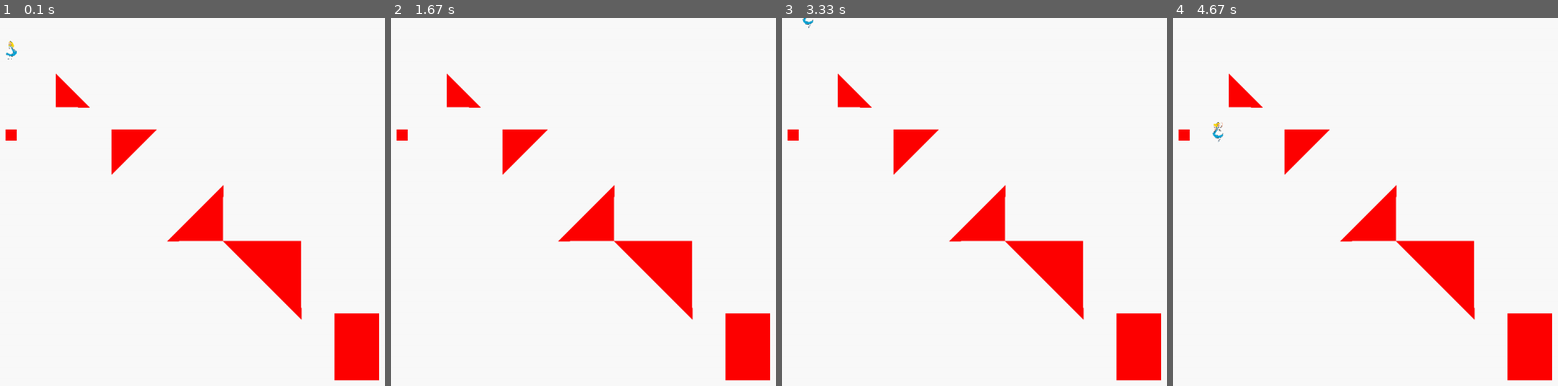
Above: before the commit, frames 1-4 (left to right).
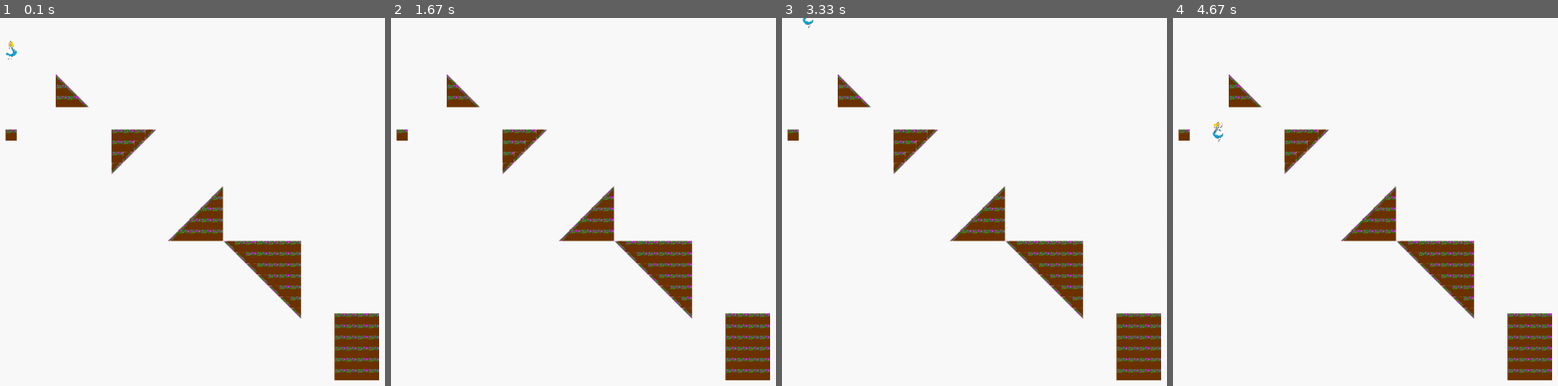
Above: after the commit, the same moments.

Repository: bouleaulama30/platformer_pygame
Game: pygame game, started from platformer_main.py
Same seed, same stepped clock (60 frames per second), same inputs: the game is played once before the commit and once after it.
Inputs:
- Up to frame 1 (0.1 s): no input
- Up to frame 2 (1.67 s): hold Right 0.33-0.8 s; hold Up 0.83-1.13 s; hold Right 1.17-1.63 s
- Up to frame 3 (3.33 s): hold Left 1.67-2.2 s; hold Left 2.23-2.63 s; hold Up 2.67-3.03 s; hold Right from 3.07 s (still down)
- Up to frame 4 (4.67 s): release Right at 3.7 s; hold Left 3.73-4.2 s; hold Right from 4.23 s (still down)

The runs differ from the first frame. In frame 1, 6.8% of the frame differs, in the area x 1-99%, y 15-99%; in frame 2, 6.8%; in frame 3, 6.8%; in frame 4, 6.8%.

Commit message:
mise en place des skins de bloc en fonction du type (dans la classe)

Diff:
--- a/platformer_main.py
+++ b/platformer_main.py
@@ -64,10 +64,17 @@
 		self.posy= posy
 		self.w = 1*len_bloc
 		self.h = 1*len_bloc
-		self.type= type
+		self.type= type #should be 'n'(neutral), 's'(slip) or 'j'(jump)
 		self.isTriangle = triangle
 		self.orientation = orientation #le point cardinal definit le coin qui existe
 		self.image= pygame.draw.rect(display, (255,0,0), ((posx, posy), (self.w, self.h)))
+
+		if self.type == "n" :
+			self.skin = {'rect' : blocNeutral, 'SO' : blocNeutral_SO, 'NO' : blocNeutral_NO, 'SE' : blocNeutral_SE, 'NE' : blocNeutral_NE}
+		if self.type == "s" :
+			self.skin = {'rect' : blocSlip, 'SO' : blocSlip_SO, 'NO' : blocSlip_NO, 'SE' : blocSlip_SE, 'NE' : blocSlip_NE}
+		if self.type == "j" :
+			self.skin = {'rect' : blocJump, 'SO' : blocJump_SO, 'NO' : blocJump_NO, 'SE' : blocJump_SE, 'NE' : blocJump_NE}
 
 
 	def dessine(self) :
@@ -79,6 +86,9 @@
 			ne = (x+cote, y)
 			se = (x+cote, y+cote)
 			so = (x, y+cote)
+
+			display.blit(self.skin[self.orientation], no)
+			"""
 			if self.orientation == "SO" :
 				pygame.draw.polygon(display, (255,0,0), (no, so, se))
 
@@ -94,9 +104,11 @@
 
 			else :
 				print ("erreur definition triangle")
+			"""
 
 		else :
-			pygame.draw.rect(display, (255,0,0), ((self.posx, self.posy), (self.w, self.h)))
+			display.blit(self.skin["rect"], (self.posx, self.posy))
+			#pygame.draw.rect(display, (255,0,0), ((self.posx, self.posy), (self.w, self.h)))
 
 
 
